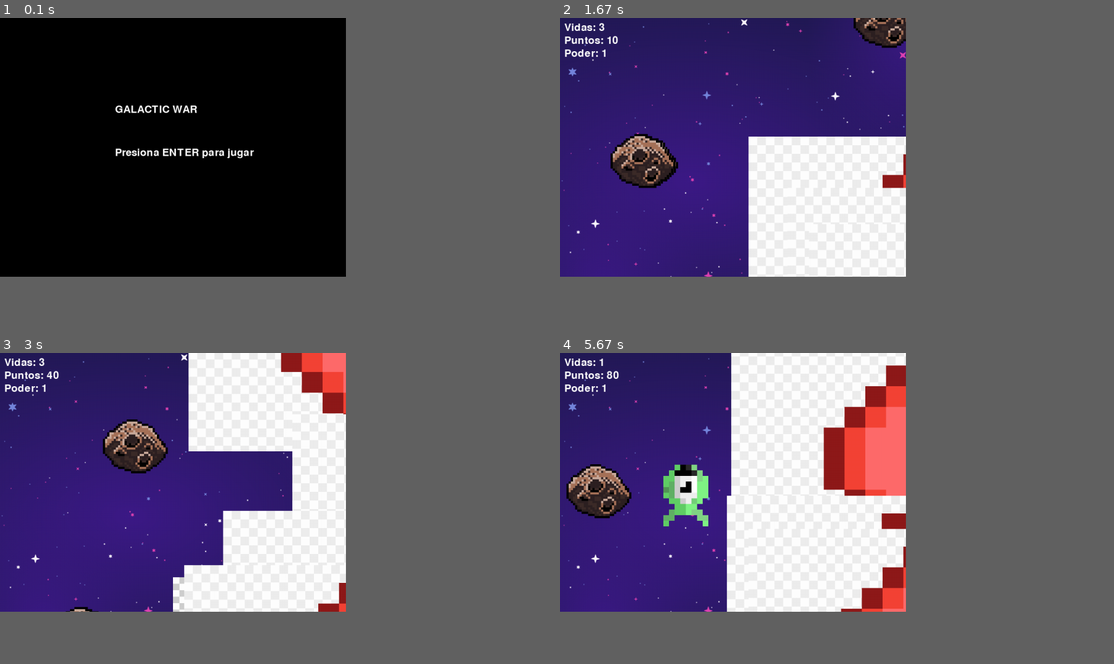
Above: before the commit, frames 1-4 (two rows, left to right).
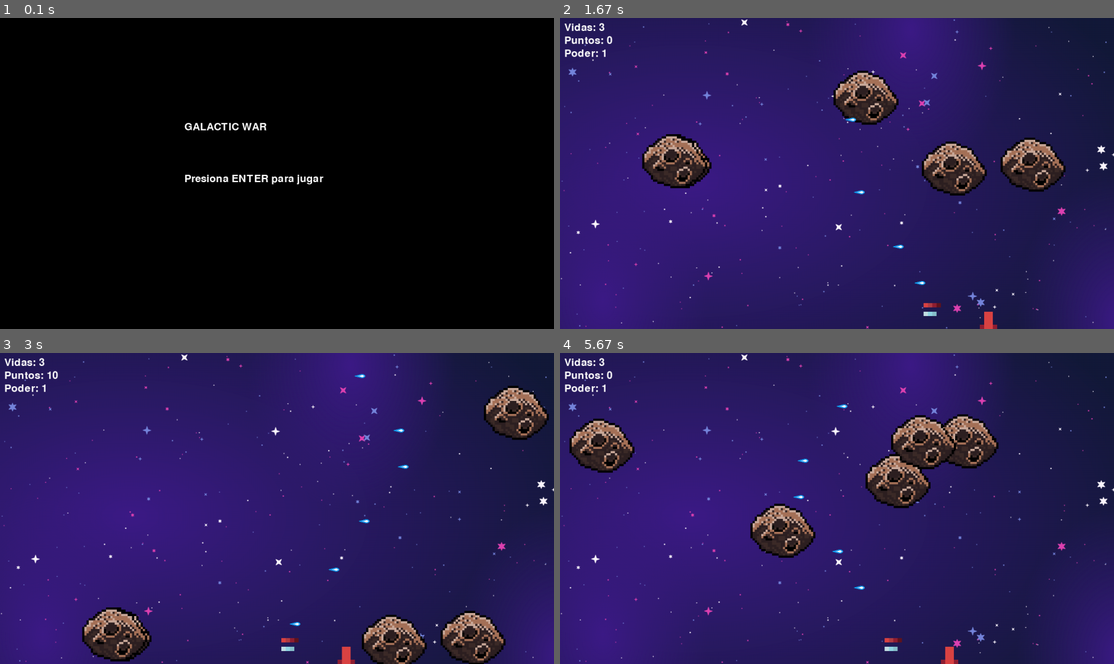
Above: after the commit, the same moments.

Repository: JuanEstebanAstaiza/pygametestkodland
Game: pygame game, started from main.py
Two runs of this game, one before a commit and one after it. Both use one fixed random seed, a clock stepped at 60 frames per second and the inputs below.
Inputs:
- Up to frame 1 (0.1 s): no input
- Up to frame 2 (1.67 s): tap Enter at 0.33 s; tap Space at 0.67, 1.07, 1.37, 1.57 s; hold Right 1-1.47 s; hold Right from 1.5 s (still down)
- Up to frame 3 (3 s): tap Space at 1.87, 2.07, 2.37, 2.63, 2.93 s; release Right at 1.97 s; hold Left 2-2.53 s; hold Left 2.57-2.97 s
- Up to frame 4 (5.67 s): tap Enter at 3.67, 4 s; hold Left 4.33-4.8 s; tap Space at 4.4, 4.7, 4.9, 5.2, 5.4 s; hold Right 4.83-5.3 s; hold Right from 5.33 s (still down)
In our replay, the window is 562x421 before the commit and 900x506 after it. These sizes can differ from the game's own. Grey fills any space a smaller window leaves; there, only what the larger window draws over its background counts as a difference.

The runs differ from the first frame. In frame 1, 1.2% of the frame differs, in the area x 20-59%, y 28-54%; in frame 2, 31%; in frame 3, 68%, in the area x 0-100%, y 0-100%; in frame 4, 44%.

Commit message:
arreglar hitbox bosses y añadir menús

Diff:
--- a/main.py
+++ b/main.py
@@ -5,7 +5,7 @@
 pygame.init()
 
 # Configuración de pantalla
-WIDTH, HEIGHT = 800, 600
+WIDTH, HEIGHT = 1280, 720
 screen = pygame.display.set_mode((WIDTH, HEIGHT))
 pygame.display.set_caption("Galactic War")
 
Binary file changed: bullet.png
Binary file changed: player.png
Not shown, added: explosion.wav
Not shown, added: shoot.wav
